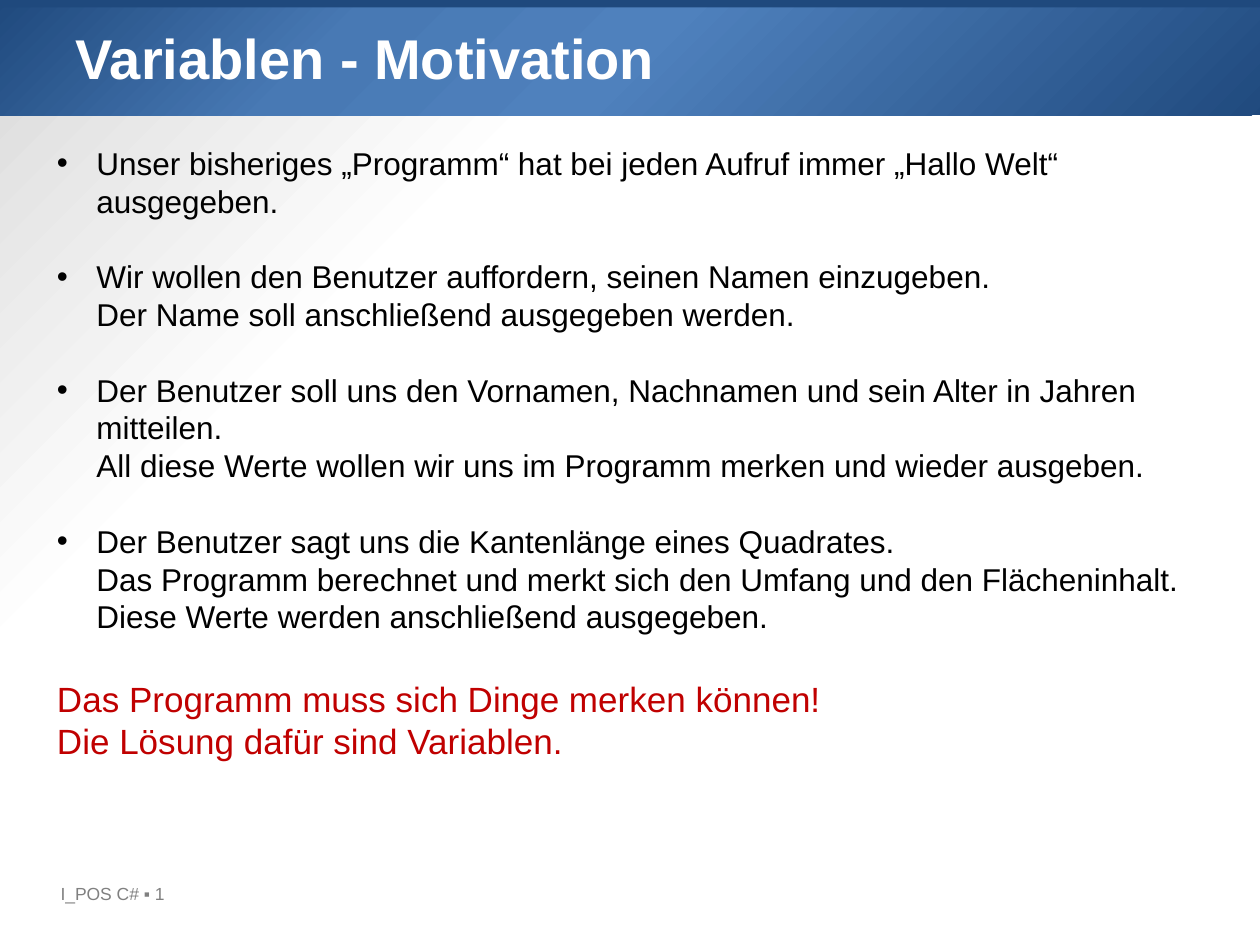
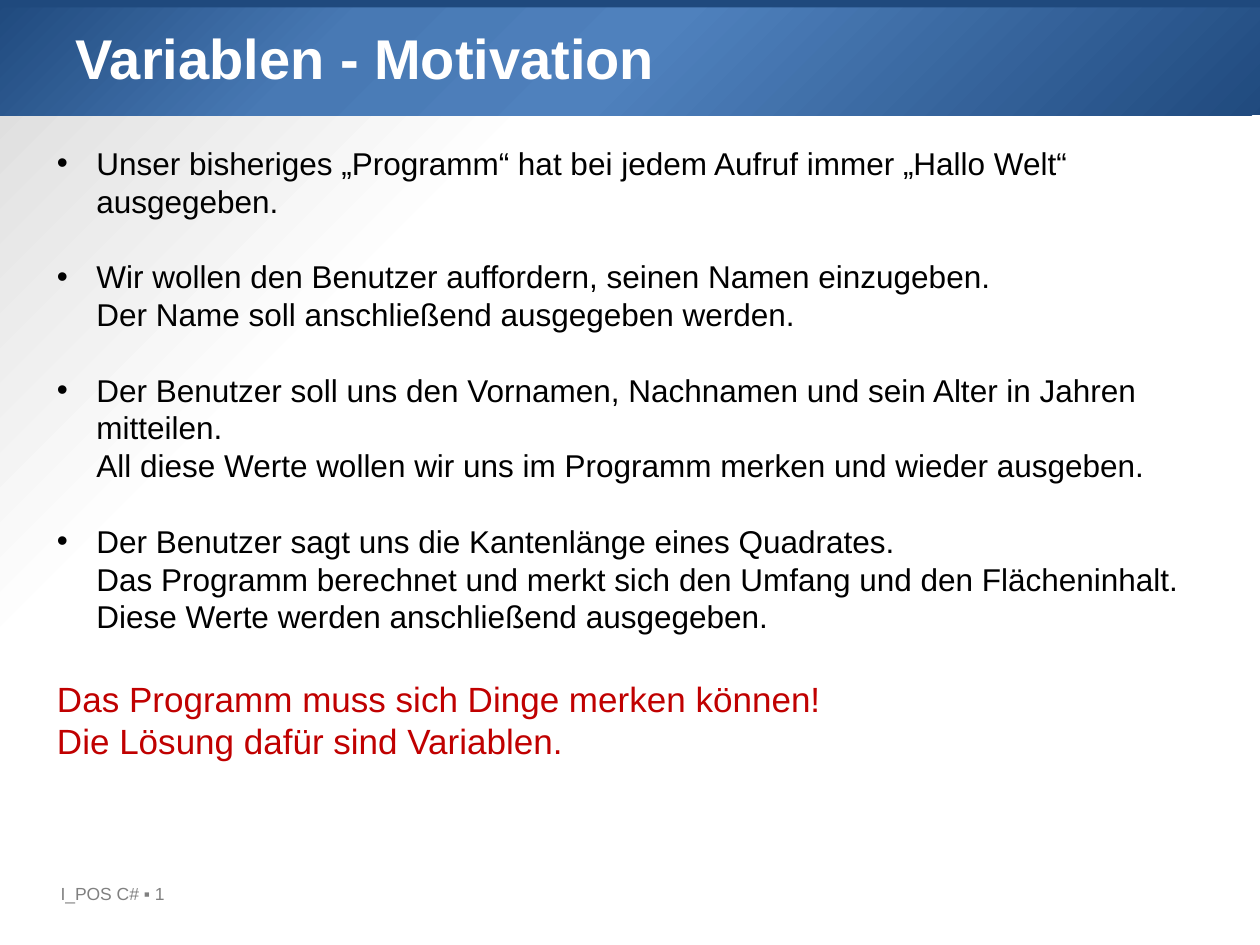
Before and after one commit to htl-leo-prog-1/examples-ha, a slide deck: slide 1 of 02_Variablen/02_Variablen.pptx. Drawn at 1260x945 pixels with LibreOffice and Linux fonts; fonts in the diff are those of the drawing; background and template pictures are left out. Boxes give left, top, right and bottom in pixels: in the first picture for what was removed or moved away, otherwise in the second. Text is boxed around its words. In the diff, an @@ line names an element or a change of style, - is before the commit and + after.

Commit message:
Variable pptx

```diff
--- a/02_Variablen/02_Variablen.pptx
+++ b/02_Variablen/02_Variablen.pptx
@@ text at (x1=96, y1=152, x2=1067, y2=219): text changed @@
-• Unser bisheriges „Programm“ hat bei jeden Aufruf immer „Hallo Welt“ ausgegeben.
+• Unser bisheriges „Programm“ hat bei jedem Aufruf immer „Hallo Welt“ ausgegeben.
```
Also in this commit, not shown: 3 other slides changed, 4 slides added, 5 slides removed, 1 other file.
